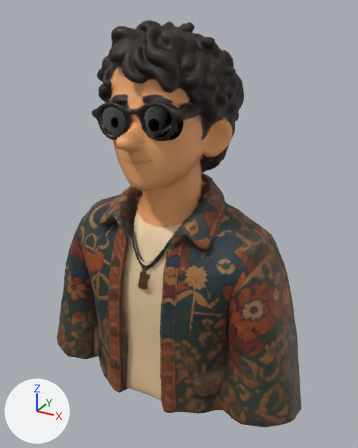
An edit to the glTF model resume/models/me.glb, drawn before and after from the same camera.
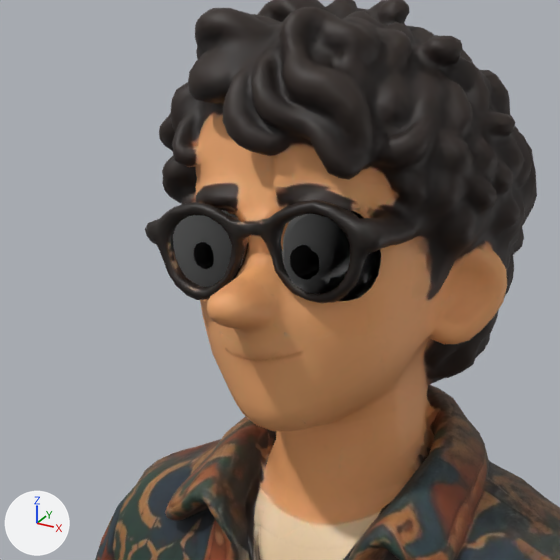
Each version appears first whole from a camera (50 mm lens) standing at (1.232, -2.126, 1.062) and looking at (0.051, 0.022, -0.012), and next in a close-up on the part from 10% to 71% of the width and 5% to 54% of the height. The axes (+X, +Y, +Z) are drawn at lower left. The lights are the same throughout. The last two pictures show the newer version. Vertices at exactly the same position are counted once.

Script lines for the objects in view, before the commit:
```python
me_eye1 = bpy.data.meshes.new('eye1')
me_eye1.from_pydata(...)  # 151 vertices, 266 faces; spans x -0.0735..0.0735, y -0.0717..0.0717, z -0.0735..0.0735
me_eye1.materials.append(mat_eyesclera)  # white #f9f9f9
me_eye2 = bpy.data.meshes.new('eye2')
me_eye2.from_pydata(...)  # 151 vertices, 266 faces; spans x -0.0735..0.0735, y -0.0717..0.0717, z -0.0735..0.0735
me_eye2.materials.append(mat_eyesclera)  # white #f9f9f9
me_pupil = bpy.data.meshes.new('pupil')
me_pupil.from_pydata(...)  # 151 vertices, 266 faces; spans x -0.0315..0.0315, y -0.0307..0.0307, z -0.0315..0.0315
me_pupil.materials.append(mat_eyepupil)  # dark grey #383838
me_whiteplate = bpy.data.meshes.new('whitePlate')
me_whiteplate.from_pydata(...)  # 151 vertices, 266 faces; spans x -0.103..0.103, y -0.1..0.1, z -0.103..0.103
me_whiteplate.materials.append(mat_eyeplate)  # white #fcfcfc
ob_eye1 = bpy.data.objects.new('eye1', me_eye1)
ob_eye1.parent = ob_model
ob_eye1.location = (-0.131, -0.19, 0.57)
ob_eye2 = bpy.data.objects.new('eye2', me_eye2)
ob_eye2.parent = ob_model
ob_eye2.location = (0.103, -0.235, 0.59)
ob_eye2_pupil = bpy.data.objects.new('eye2-pupil', me_pupil)
ob_eye2_pupil.parent = ob_eye2
ob_eye2_pupil.location = (0.0, -0.054, 0.0)
ob_platel = bpy.data.objects.new('plateL', me_whiteplate)
ob_platel.parent = ob_model
ob_platel.location = (-0.131, -0.22, 0.57)
ob_platel.scale = (1.0, 0.45, 0.85)
ob_plater = bpy.data.objects.new('plateR', me_whiteplate)
ob_plater.parent = ob_model
ob_plater.location = (0.103, -0.22, 0.59)
ob_plater.scale = (1.0, 0.45, 0.85)
# also in view: 'Mesh_0' at (0.0, 0.0, 0.0)
```
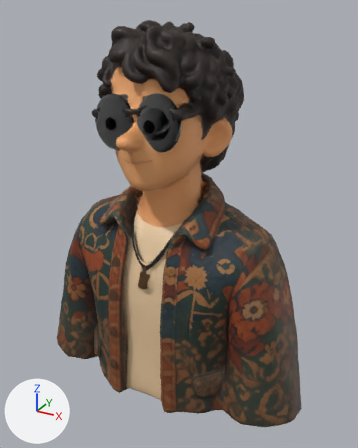
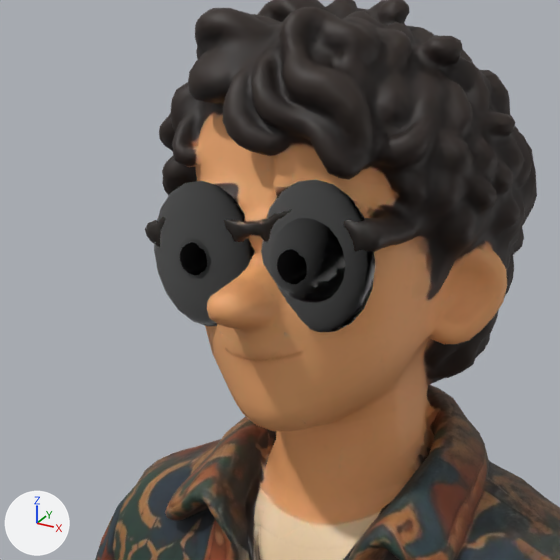
Commit message: resume: 眼睛 v6.2 — plate 加大加高盖住眼窝（盖住虹膜，只剩眉毛线）

What changed in the scene script:
```text
Change me_whiteplate:
    used by ob_platel; location = (-0.131, -0.22, 0.57); scale = (1.0, 0.45, 0.85)
    remove me_whiteplate.from_pydata(...)  # 151 vertices, 266 faces; spans x -0.103..0.103, y -0.1..0.1, z -0.103..0.103
    add me_whiteplate.from_pydata(...)  # 151 vertices, 266 faces; spans x -0.114..0.114, y -0.111..0.111, z -0.114..0.114
    me_whiteplate part 1: the whole mesh is scaled about its middle by 1.11
Change ob_eye1:
    ob_eye1.location: (-0.131, -0.19, 0.57) -> (-0.131, -0.23, 0.57)
Change ob_eye2:
    ob_eye2.location: (0.103, -0.235, 0.59) -> (0.103, -0.275, 0.59)
Change ob_platel:
    ob_platel.location: (-0.131, -0.22, 0.57) -> (-0.131, -0.26, 0.57)
    ob_platel.scale: (1.0, 0.45, 0.85) -> (1.0, 0.3, 1.15)
Change ob_plater:
    ob_plater.location: (0.103, -0.22, 0.59) -> (0.103, -0.26, 0.59)
    ob_plater.scale: (1.0, 0.45, 0.85) -> (1.0, 0.3, 1.15)
```

Where the change shows, as pixel boxes [x1, y1, x2, y2] in the close-ups (560 x 560 px; the box of a moved part takes in the faces that stretch with it):
'plateL', moved, rescaled: before [173, 210, 244, 287]; after [154, 181, 255, 326]
'plateR', moved, rescaled: before [283, 210, 381, 301]; after [261, 179, 375, 332]
'eye2', moved: before [282, 214, 350, 294]; after [269, 218, 345, 303]
'eye2-pupil', moved: before [290, 245, 319, 280]; after [277, 249, 307, 284]
'eye1-pupil', moved: before [193, 242, 214, 269]; after [180, 242, 207, 275]
'eye1', moved (not visible before): after [178, 238, 211, 279]
part 1 of me_whiteplate, moved or reshaped: before [173, 210, 381, 301]; after [154, 179, 375, 332]
